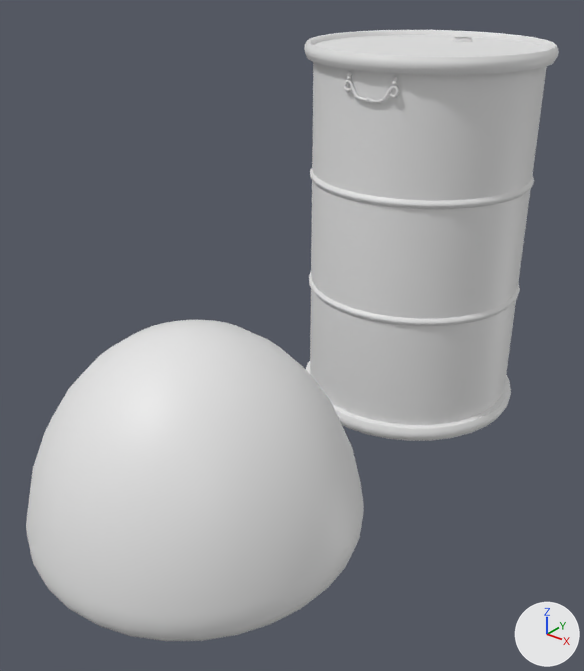
Two versions of the Blender file Models + Textures/Work in Progress/Barrel.blend, one commit apart.
Rendered twice from a 50 mm lens placed at (0.881, -5.761, 0.974), pointed at (0.005, -4.666, 0.295). The axes (+X, +Y, +Z) are drawn at lower right. The lights are the same throughout.
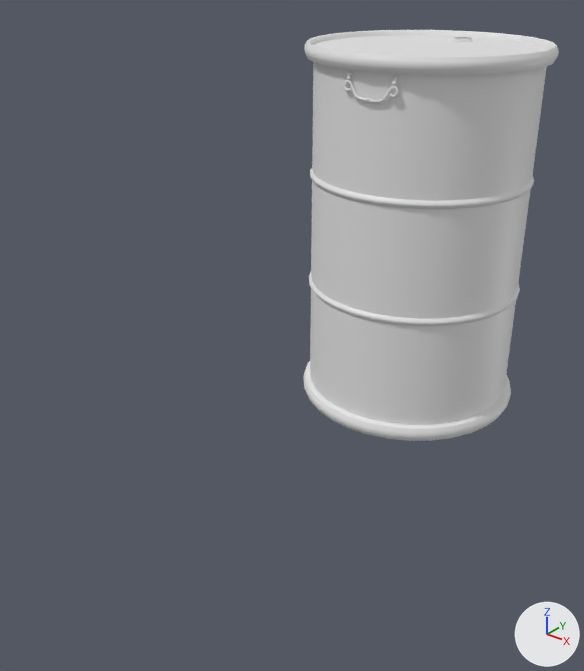
What changed in the scene script:
```text
Change ob_sphere_012:
    add ob_sphere_012.hide_set(True)
```

Changed parts and their boxes [x1, y1, x2, y2] in the pictures (584 x 671 px):
'Sphere.012', hidden
    before: [26, 320, 364, 641]
